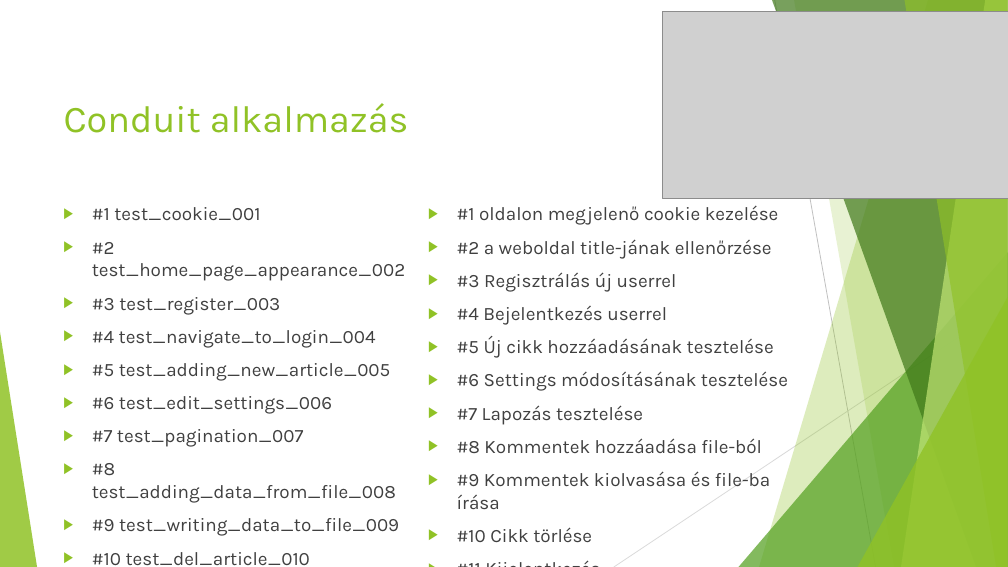
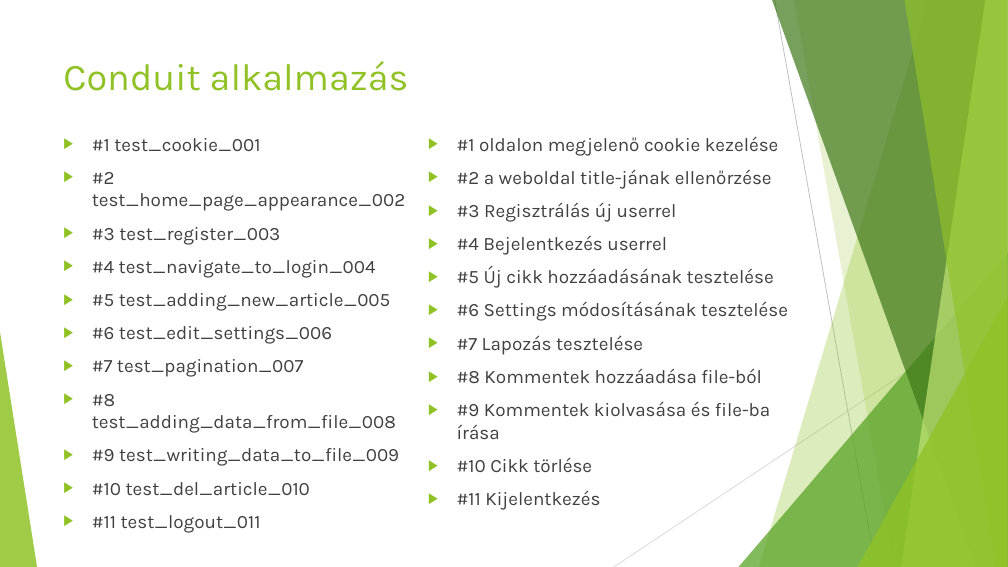
Before and after one commit to otedam/conduit, a slide deck: slide 2 of docs/védés.pptx. Drawn at 1008x567 pixels with LibreOffice and Linux fonts; fonts in the diff are those of the drawing; grey boxes stand for pictures. Boxes give left, top, right and bottom in pixels: in the first picture for what was removed or moved away, otherwise in the second. Text is boxed around its words. In the diff, an @@ line names an element or a change of style, - is before the commit and + after.

```diff
--- a/docs/védés.pptx
+++ b/docs/védés.pptx
@@ picture removed at <box>662,11,1008,198</box> @@
@@ title "Conduit alkalmazás": place and size @@
-title "Conduit alkalmazás" at <box>64,103,409,133</box>
+title "Conduit alkalmazás" at <box>63,61,409,91</box>
@@ text "#1 test_cookie_001" rewrapped from <box>92,207,405,565</box> to <box>92,138,405,533</box> @@
@@ text "#1 oldalon megjelenő cookie kezelése" rewrapped from <box>457,206,788,542</box> to <box>457,137,788,510</box> @@
```
Also in this commit, not shown: 1 other slide changed, 5 slides added, 1 slide removed, 1 other file.
